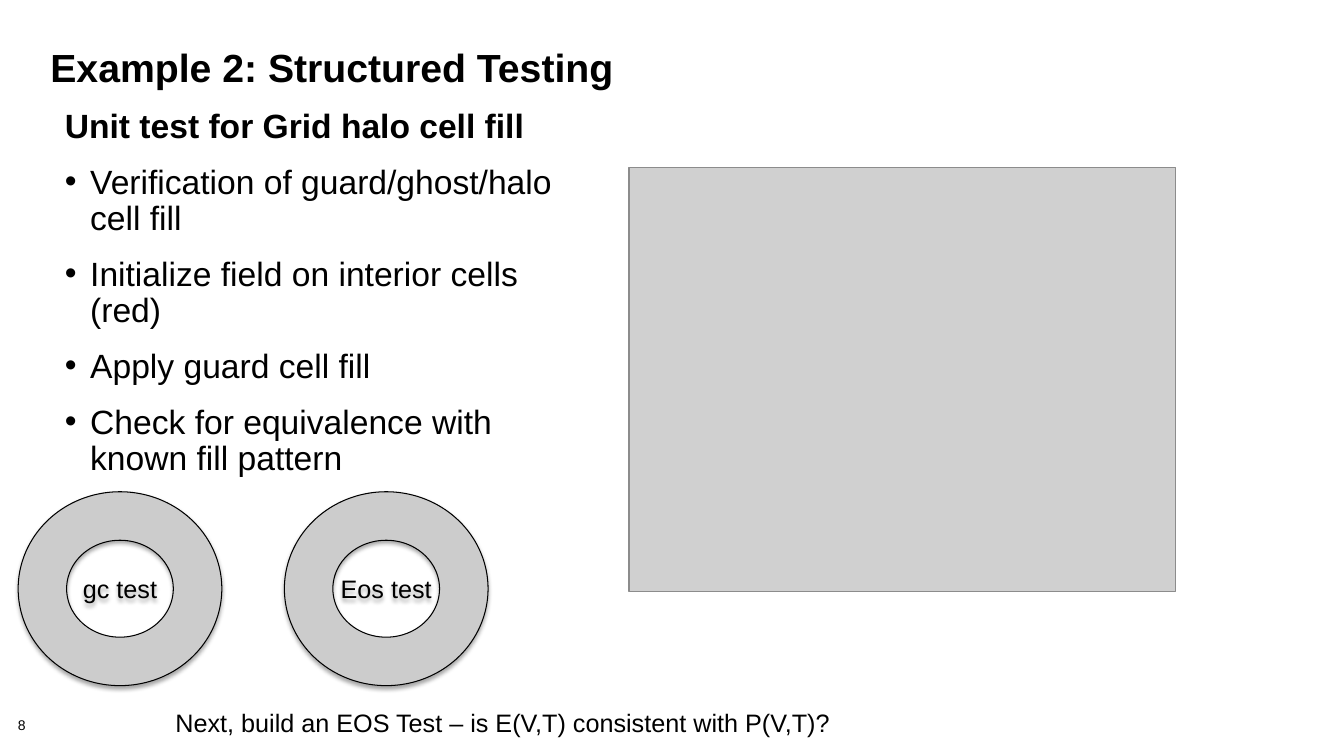
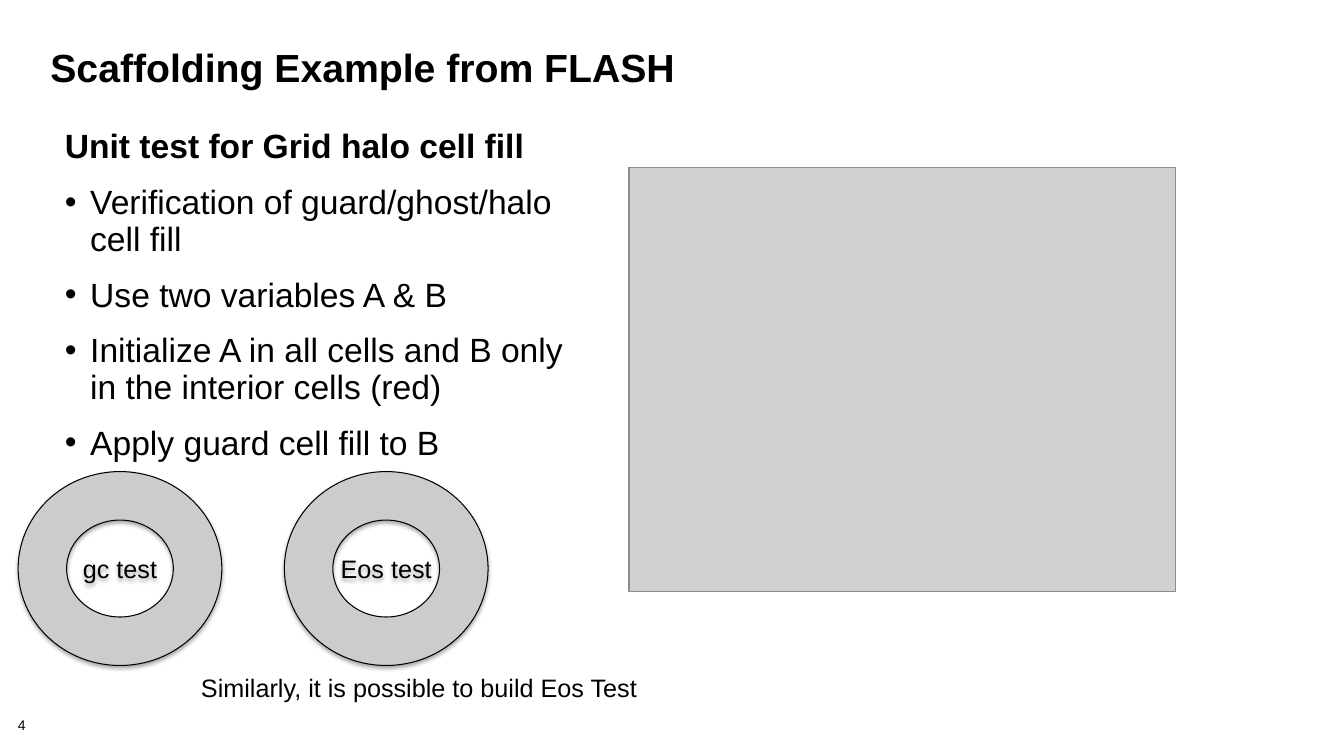
Before and after one commit to bssw-tutorial/presentations, a slide deck: slide 4 of final-presentations/2021-04-12-ecpam/03-testing2.pptx (slide 8 before the commit). Drawn at 1344x756 pixels with LibreOffice and Linux fonts; fonts in the diff are those of the drawing; grey boxes stand for pictures; background and template pictures are left out. Boxes give left, top, right and bottom in pixels: in the first picture for what was removed or moved away, otherwise in the second. Text is boxed around its words. In the diff, an @@ line names an element or a change of style, - is before the commit and + after.

```diff
--- a/final-presentations/2021-04-12-ecpam/03-testing2.pptx
+++ b/final-presentations/2021-04-12-ecpam/03-testing2.pptx
@@ title at [50,53,675,90]: text changed @@
-Example 2: Structured Testing
+Scaffolding Example from FLASH
@@ text "Unit test for Grid halo ...": place and size @@
-text "Unit test for Grid halo ..." at [65,113,551,477]
+text "Unit test for Grid halo ..." at [65,133,563,462]
@@ text at [90,282,563,462]: text changed @@
-• Initialize field on interior cells (red)
-• Apply guard cell fill
-• Check for equivalence with known fill pattern
+• Use two variables A & B
+• Initialize A in all cells and B only in the interior cells (red)
+• Apply guard cell fill to B
@@ donut "gc test": place and size @@
-donut "gc test" at [18,492,222,686]
+donut "gc test" at [18,472,222,665]
@@ donut "Eos test": place and size @@
-donut "Eos test" at [284,492,488,686]
+donut "Eos test" at [284,472,488,665]
@@ text at [201,678,637,703]: text changed @@
-Next, build an EOS Test – is E(V,T) consistent with P(V,T)?
+Similarly, it is possible to build Eos Test
@@ page number at [18,720,26,730]: text changed @@
-8
+4
```
Also in this commit, not shown: 7 other slides changed, 7 slides removed, 1 other file.
